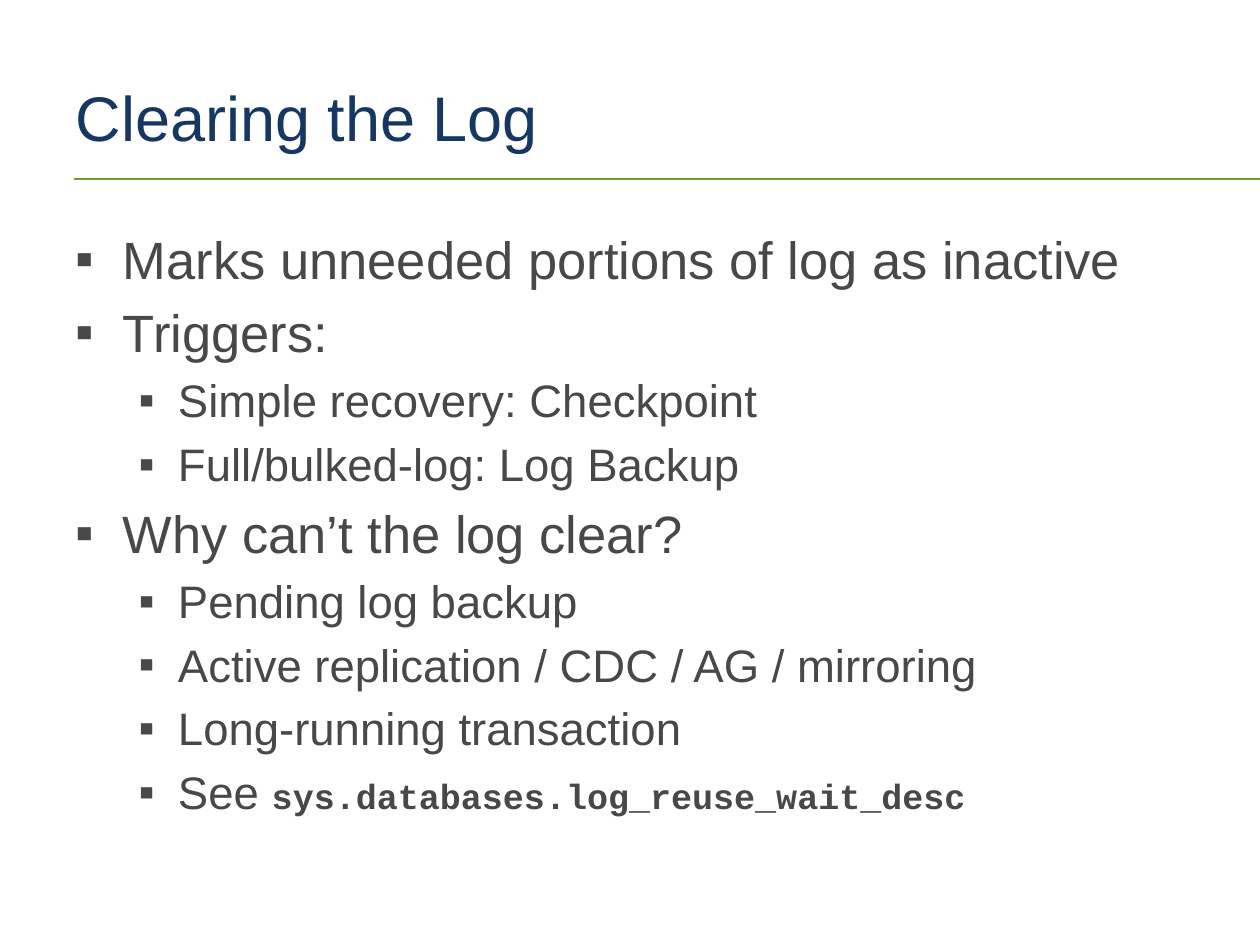
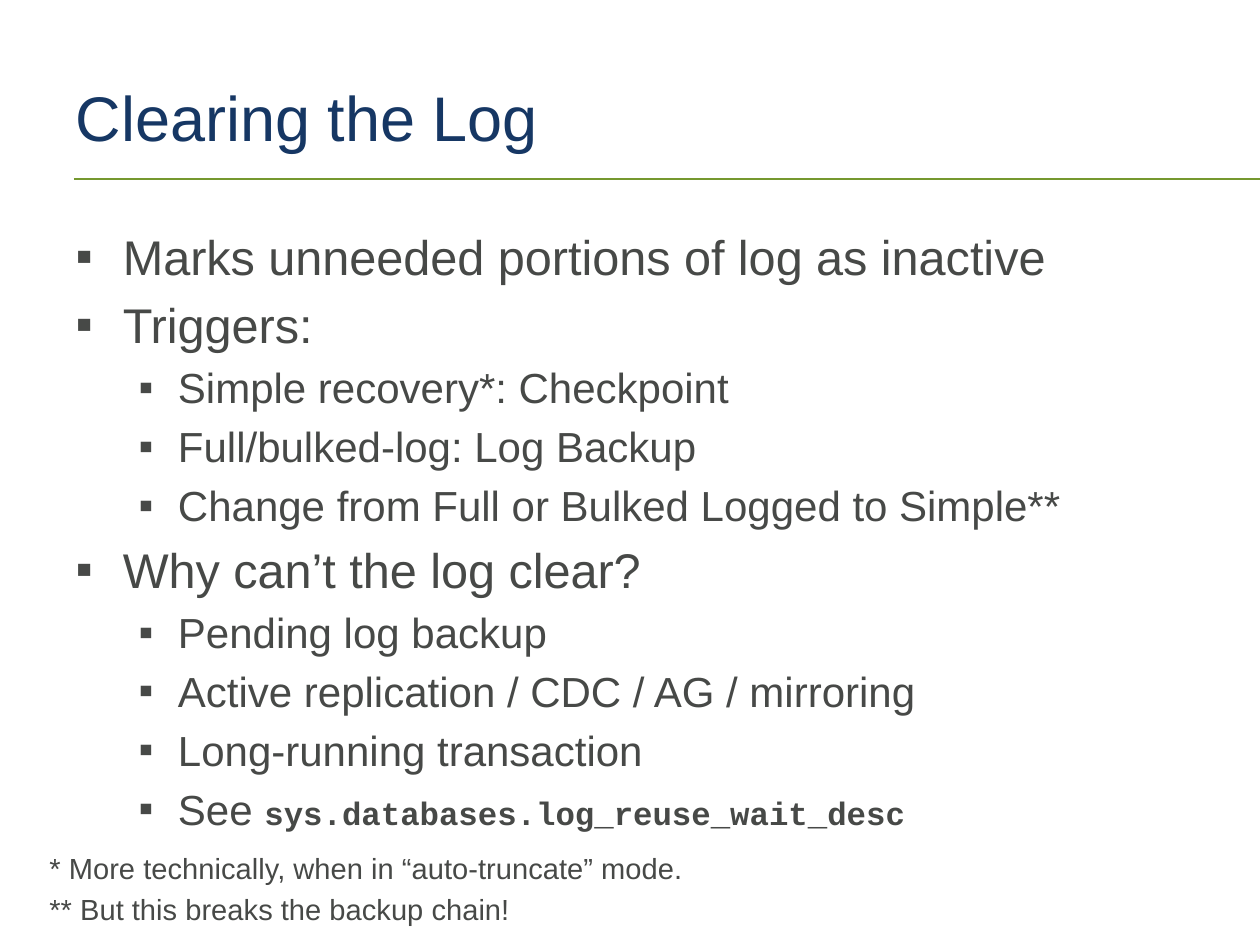
Before and after one commit to tf3604/LogFilePresentation, a slide deck: slide 34 of TransactionLog.pptx. Drawn at 1260x945 pixels with LibreOffice and Linux fonts; fonts in the diff are those of the drawing; background and template pictures are left out. Boxes give left, top, right and bottom in pixels: in the first picture for what was removed or moved away, otherwise in the second. Text is boxed around its words. In the diff, an @@ line names an element or a change of style, - is before the commit and + after.

Commit message:
Additional info on VLF statuses. Clarification on simple recovery vs auto-truncate.

```diff
--- a/TransactionLog.pptx
+++ b/TransactionLog.pptx
@@ text at <box>123,239,1046,832</box>: size 30 to 27.8 pt in "Marks unneeded portions of log as inactive", "Triggers:", "Why can’t the log clear?"; size 26 to 24.1 pt in "Full/bulked-log: Log Backup", "Pending log backup", "Active replication / CDC / AG / ...", "Long-running transaction" and 1 more places; size 20 to 18.5 pt in "sys.databases.log_reuse_wait_desc" @@
@@ text at <box>178,372,729,412</box>: text changed; size 26 to 24.1 pt @@
-  ▪ Simple recovery: Checkpoint
+  ▪ Simple recovery*: Checkpoint
@@ text at <box>178,490,1060,529</box>: paragraph added @@
+  ▪ Change from Full or Bulked Logged to Simple**
@@ text added at <box>69,858,682,925</box>, 16.6 pt, text #474947 @@
+* More technically, when in “auto-truncate” mode.
+** But this breaks the backup chain!
```
Also in this commit, not shown: 2 other slides changed.
